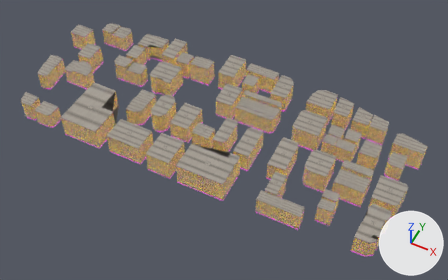
The glTF model public/models/urban-north-stage6.glb, before and after one commit.
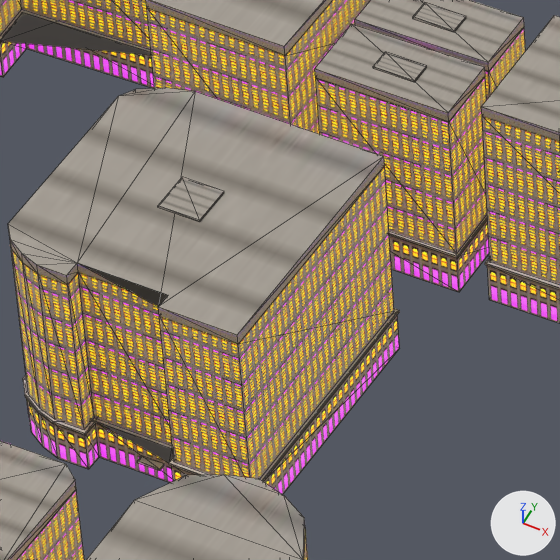
The first picture shows the older version from a 50 mm camera at (204.0, -112.0, 897.0) aimed at (-158.0, 610.0, -6.0). The close-ups show the older and then the newer version on the part from 33% to 44% of the width and 19% to 36% of the height of that picture. Only the edits that show in the close-ups are written down. Arrows for +X, +Y and +Z are at lower right; the lights stay in place. The close-ups show mesh edges as thin lines. Vertices at exactly the same position are counted once.

Names of what the first close-up shows: 'urban-hotel-2134-N134', 'urban-hotel-2135-N135', 'urban-hotel-2137-N137', 'urban-hotel-2138-N138', 'urban-hotel-2160-N160', 'urban-hotel-712-N155', 'urban-hotel-726-N142', 'urban-hotel-733-N136'.
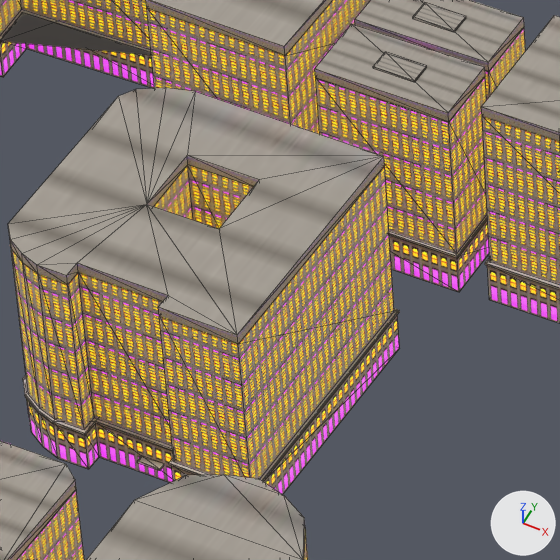
Changed parts and their boxes [x1, y1, x2, y2] in the close-ups (560 x 560 px):
part 1 of me_urban_hotel_726_n142, deleted
    before: [158, 177, 224, 222]
part 2 of me_urban_hotel_726_n142, added
    after: [8, 88, 399, 481]

Edits to the bpy script that builds the scene:
```text
Change me_urban_hotel_726_n142:
    used by ob_urban_hotel_726_n142; location = (0.0, 0.0, 0.0)
    remove me_urban_hotel_726_n142.from_pydata(...)  # 118 vertices, 160 faces; spans x -353.5..-302.7, y 657.0..709.3, z 0.0..46.1
    add me_urban_hotel_726_n142.from_pydata(...)  # 126 vertices, 186 faces; spans x -353.5..-302.7, y 657.0..709.3, z 0.0..45.7
    me_urban_hotel_726_n142 part 1: the loose piece of 8 vertices spanning x -331.9..-323.5, y 679.5..687.9, z 45.7..46.1 is deleted
    me_urban_hotel_726_n142 part 2: 16 vertices added at x -334.1..-319.6, y 679.3..693.5, z 0.0..45.7
```
